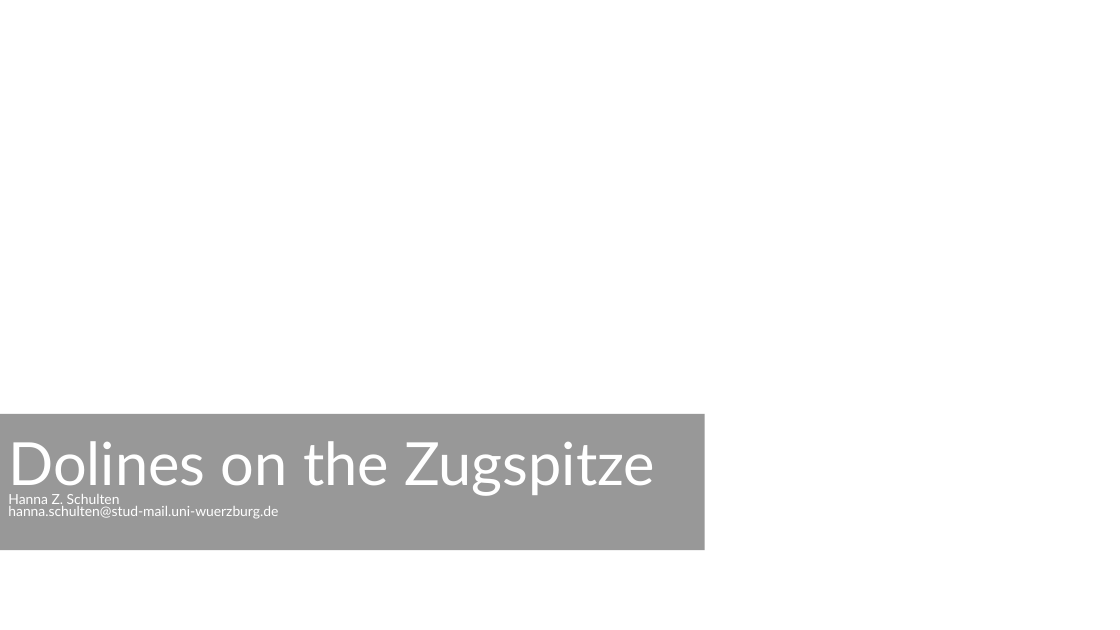
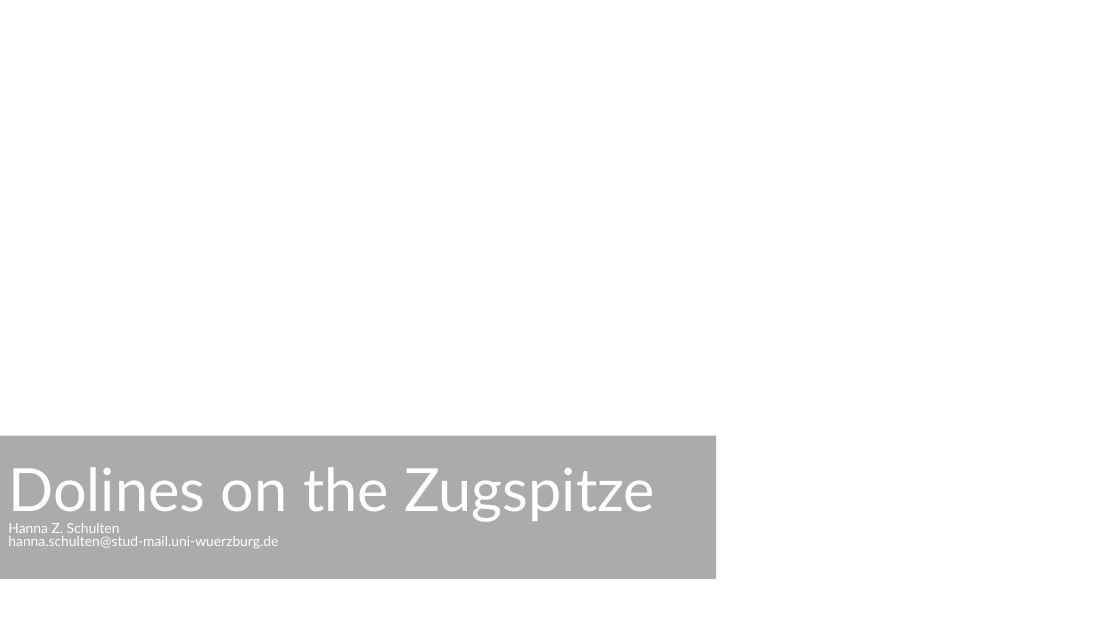
Before and after one commit to HannaZoe/Master_Thesis, a slide deck: slide 2 of fieldwork/presentation/Fieldwork_Zugspitze_Dolines.odp (slide 1 before the commit). Drawn at 1120x630 pixels with LibreOffice and Linux fonts; fonts in the diff are those of the drawing; background and template pictures are left out. Boxes give left, top, right and bottom in pixels: in the first picture for what was removed or moved away, otherwise in the second. Text is boxed around its words. In the diff, an @@ line names an element or a change of style, - is before the commit and + after.

```diff
--- a/fieldwork/presentation/Fieldwork_Zugspitze_Dolines.odp
+++ b/fieldwork/presentation/Fieldwork_Zugspitze_Dolines.odp
@@ title "Dolines on the Zugspitze Hanna ...": place and size @@
-title "Dolines on the Zugspitze Hanna ..." at (0,414,705,550)
+title "Dolines on the Zugspitze Hanna ..." at (0,436,717,580)
@@ title "Dolines on the Zugspitze Hanna ..." at (0,436,717,580): line spacing 0.7 to 0.8; fill #454545 at 55% opacity to #454545 at 45% opacity @@
```
Also in this commit, not shown: 11 other slides changed, 2 slides added, 13 other files.
